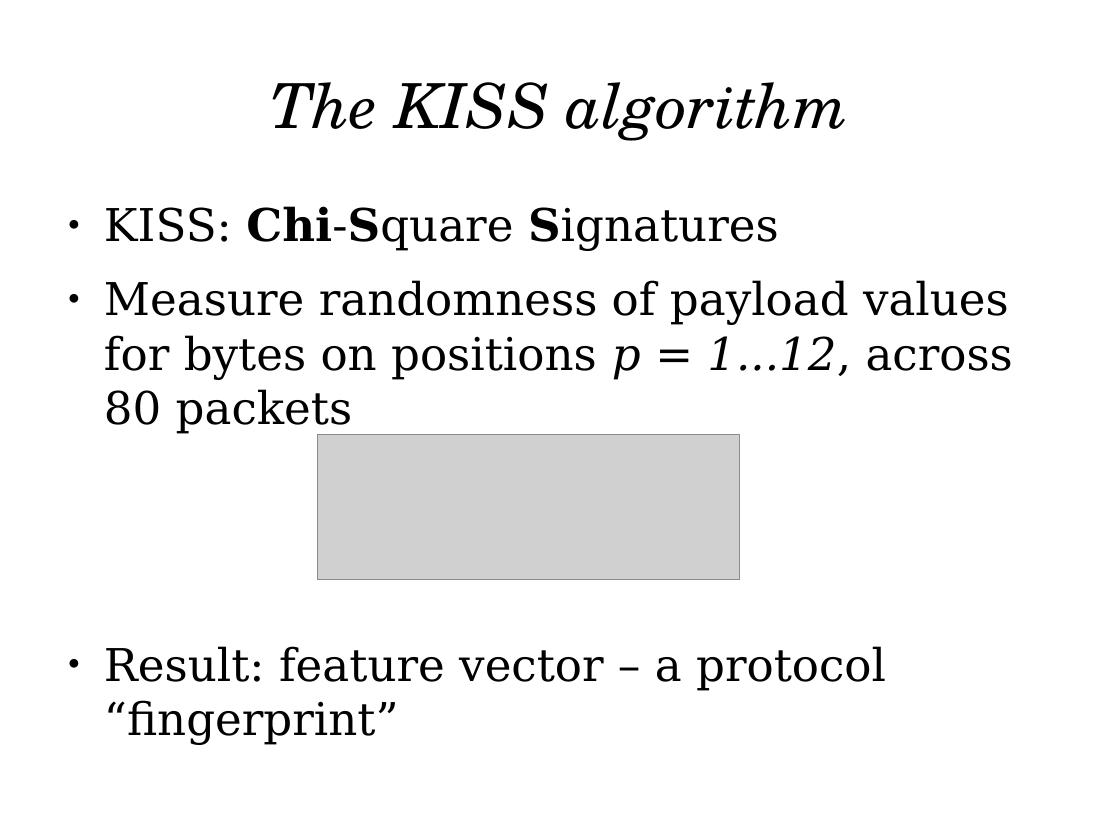
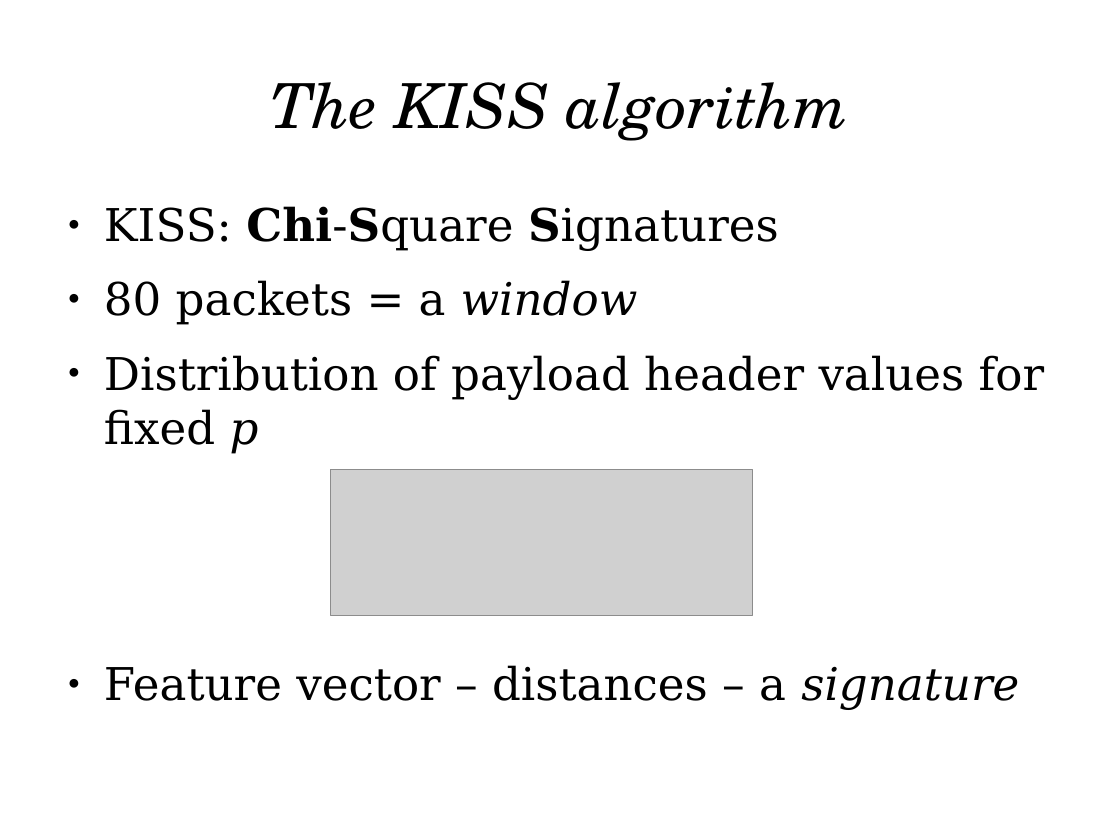
Before and after one commit to pforemski/pjf-msc, a slide deck: slide 14 of polsl/final-exam.odp (slide 18 before the commit). Drawn at 1120x840 pixels with LibreOffice and Linux fonts; fonts in the diff are those of the drawing; grey boxes stand for pictures. Boxes give left, top, right and bottom in pixels: in the first picture for what was removed or moved away, otherwise in the second. Text is boxed around its words. In the diff, an @@ line names an element or a change of style, - is before the commit and + after.

```diff
--- a/polsl/final-exam.odp
+++ b/polsl/final-exam.odp
@@ text at [104,280,1044,710]: text changed @@
-● Measure randomness of payload values for bytes on positions p = 1...12, across 80 packets
-● Result: feature vector – a protocol “fingerprint”
+● 80 packets = a window
+● Distribution of payload header values for fixed p
+● Feature vector – distances – a signature
@@ picture: place and size @@
-picture at [318,435,741,580]
+picture at [330,470,753,615]
```
Also in this commit, not shown: 6 other slides changed, 1 slide added, 4 slides removed.
